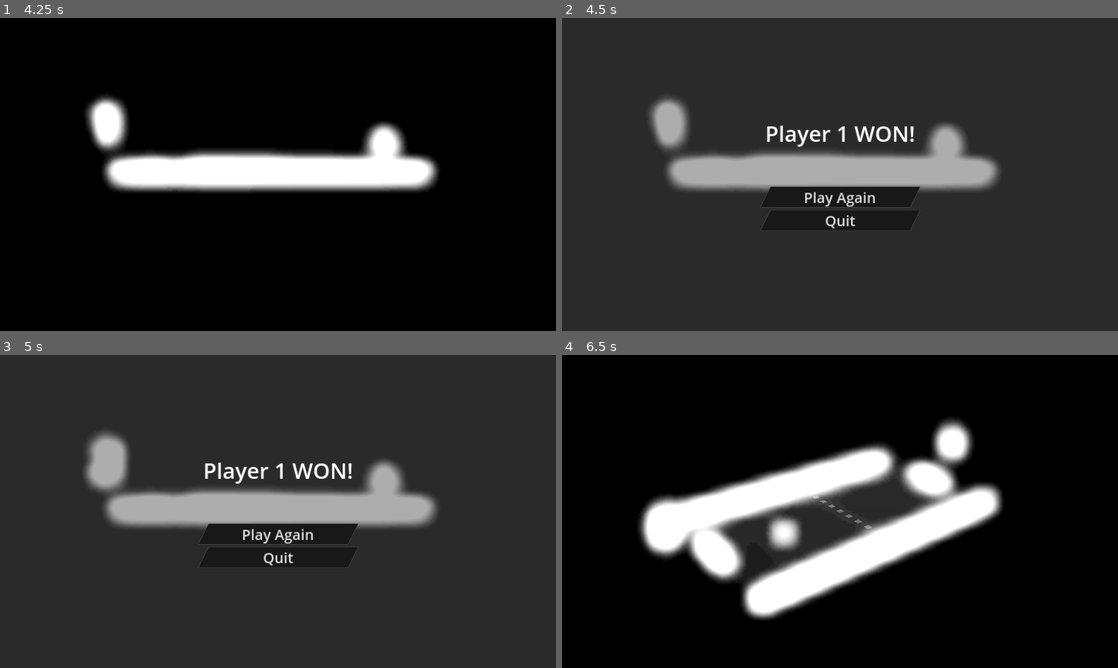
Above: before the commit, frames 1-4 (two rows, left to right).
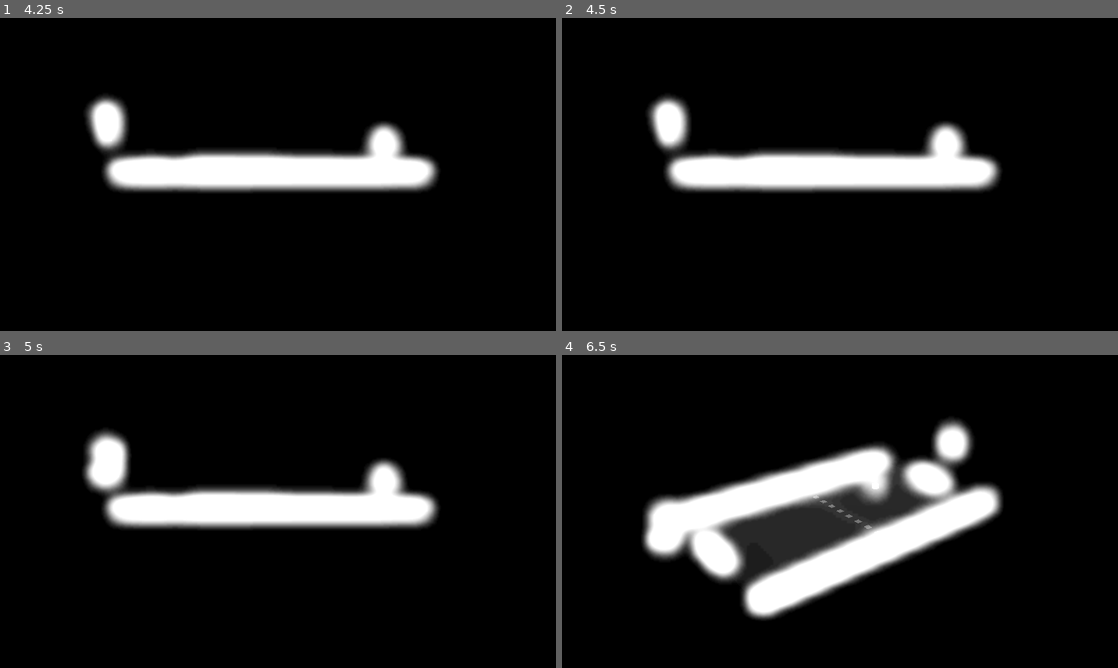
Above: after the commit, the same moments.

Repository: andersonmadeira/3d-pong-gd
Game: Godot game, scene res://scenes/game.tscn
Two runs of this game, one before a commit and one after it. Both use one fixed random seed, a clock stepped at 60 frames per second and the inputs below.
Inputs (mouse positions are in pixels of both pictures, inside the frame that each line leads up to):
- Up to frame 1 (4.25 s): click "Start Game" at 0.5 s; tap Enter at 1.25 s; move the mouse to (400, 158) at 1.27 s; tap Down (camera_rotate_down) at 1.35 s; click (400, 158) at 1.42 s; move the mouse to (166, 190) at 2.02 s; tap Left (camera_rotate_left) at 2.1 s; click (166, 190) at 2.17 s; move the mouse to (333, 105) at 2.77 s; tap Right (camera_rotate_right) at 2.85 s; click (333, 105) at 2.92 s; tap Space at 3.5 s; move the mouse to (250, 237) at 3.52 s; tap Up (camera_rotate_up) at 3.6 s; click (250, 237) at 3.67 s
- Up to frame 2 (4.5 s): tap Enter at 4.25 s; move the mouse to (1006, 221) at 4.27 s; hold G (generate) from 4.28 s (still down); click (1006, 221) at 4.42 s
- Up to frame 3 (5 s): keep holding G (generate)
- Up to frame 4 (6.5 s): release G (generate) at 5 s; click (840, 533) at 5 s, where only the run before the commit has a clickable "Play Again"; tap Space at 5.75 s; move the mouse to (673, 464) at 5.77 s; tap Down (camera_rotate_down) at 5.85 s; click (673, 464) at 5.92 s

Frame 1 is identical in both runs. In frame 2, 96% of the frame differs, in the area x 0-100%, y 0-100%; in frame 3, 96%; in frame 4, 1.5%.

Commit message:
Back to 11

Diff:
--- a/scenes/game.tscn
+++ b/scenes/game.tscn
@@ -49,7 +49,6 @@
 
 [node name="Game" type="Node3D"]
 script = ExtResource("1_sdrpa")
-win_score = 2
 
 [node name="WorldEnvironment" type="WorldEnvironment" parent="."]
 environment = SubResource("Environment_lidns")
